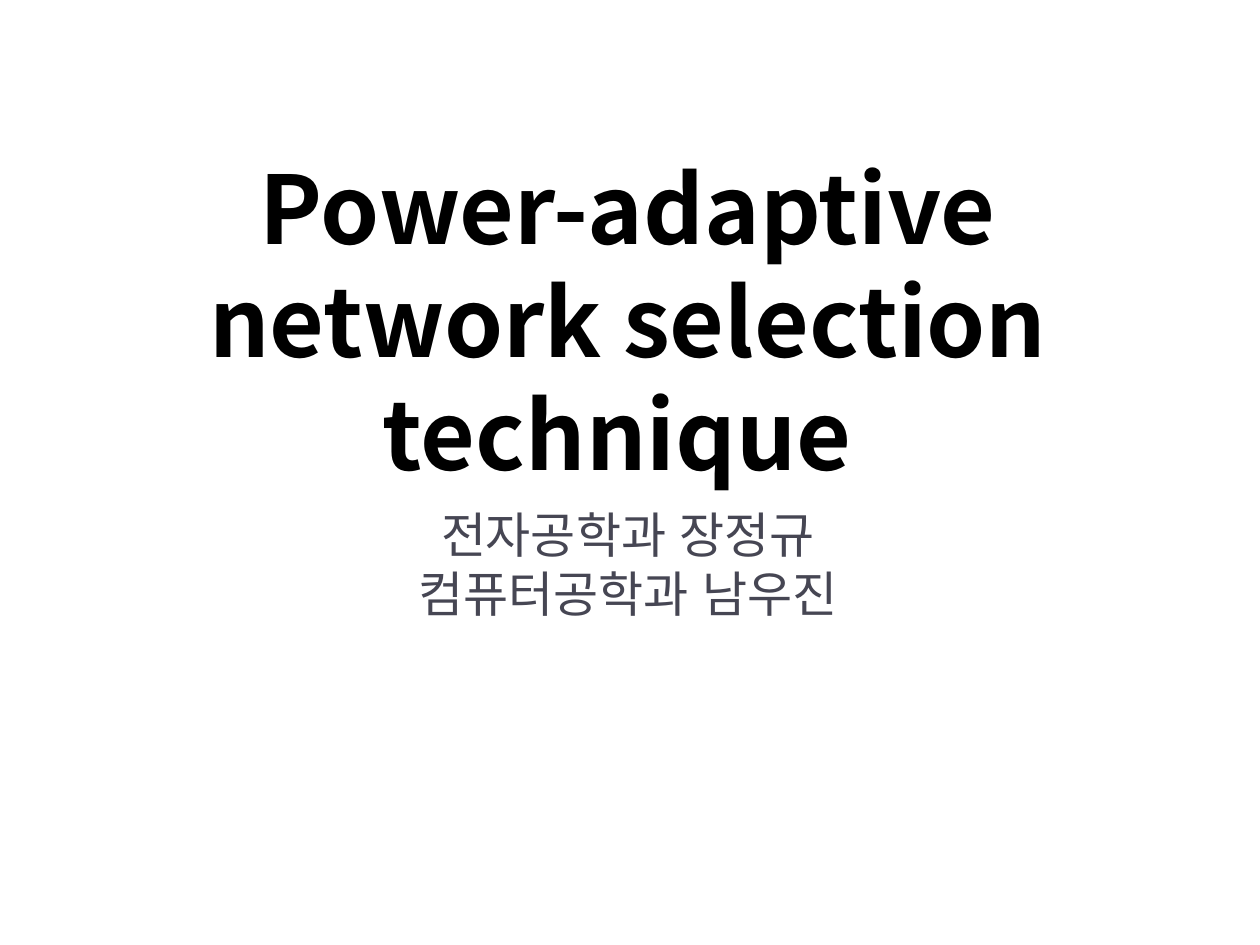
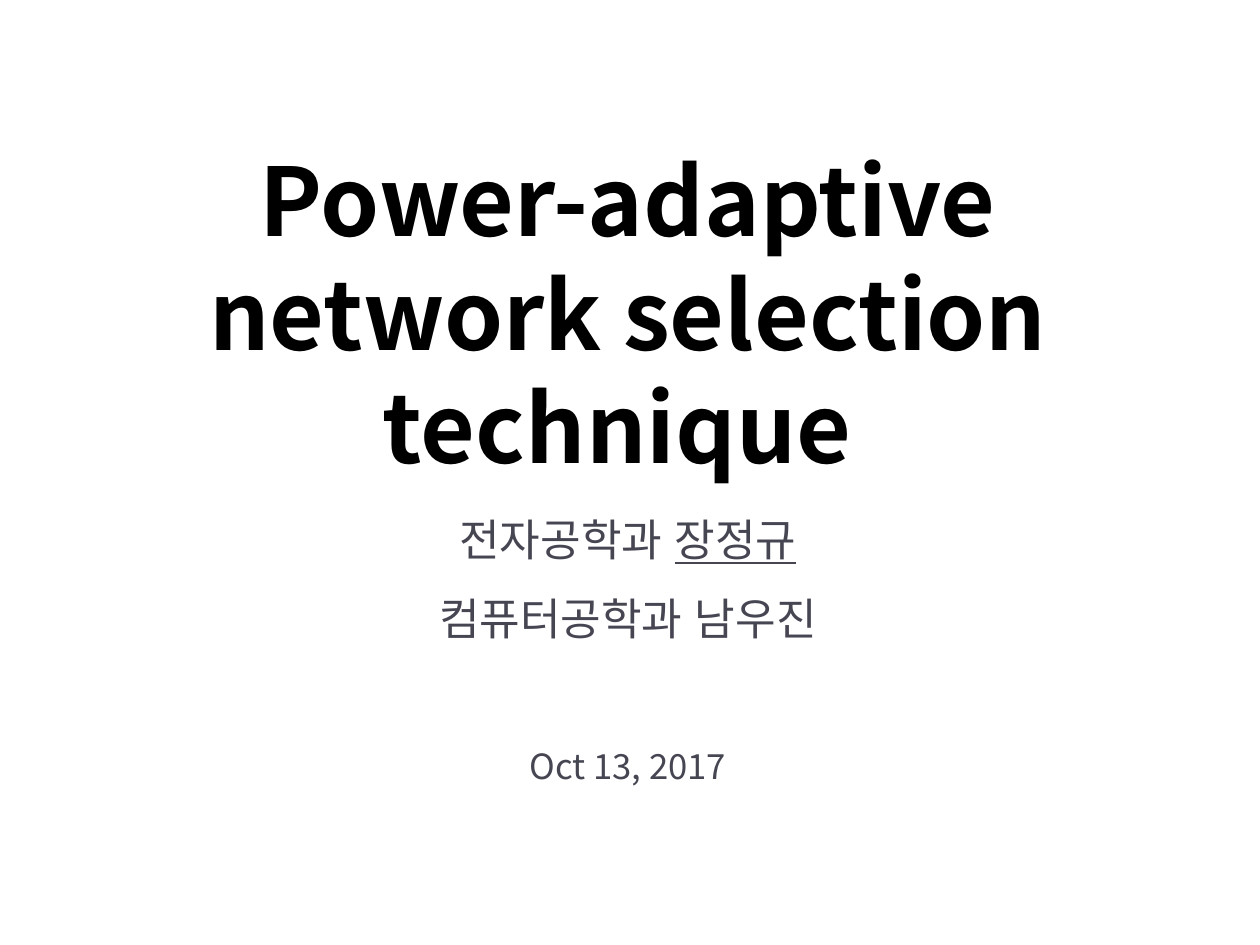
Before and after one commit to clacis91/2017_2_embedded, a slide deck: slide 1 of embedded_presentation.pptx. Drawn at 1260x945 pixels with LibreOffice and Linux fonts; fonts in the diff are those of the drawing; background and template pictures are left out. Boxes give left, top, right and bottom in pixels: in the first picture for what was removed or moved away, otherwise in the second. Text is boxed around its words. In the diff, an @@ line names an element or a change of style, - is before the commit and + after.

```diff
--- a/embedded_presentation.pptx
+++ b/embedded_presentation.pptx
@@ text "Power-adaptive network selection technique": place and size @@
-text "Power-adaptive network selection technique" at <box>209,167,1046,491</box>
+text "Power-adaptive network selection technique" at <box>209,159,1046,484</box>
@@ title at <box>439,519,817,786</box>: text changed; size 28 to 25.2 pt @@
-전자공학과 장정규
-컴퓨터공학과 남우진
+전자공학과 장정규
+컴퓨터공학과 남우진
+Oct 13, 2017
```
Also in this commit, not shown: 6 other slides changed.
